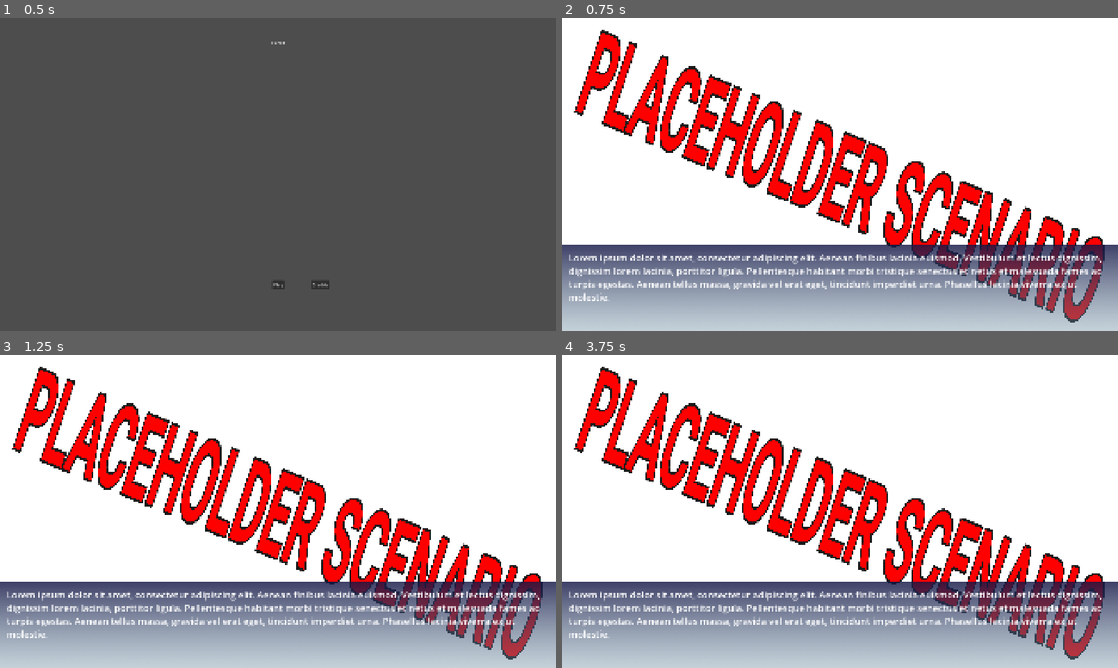
Above: before the commit, frames 1-4 (two rows, left to right).
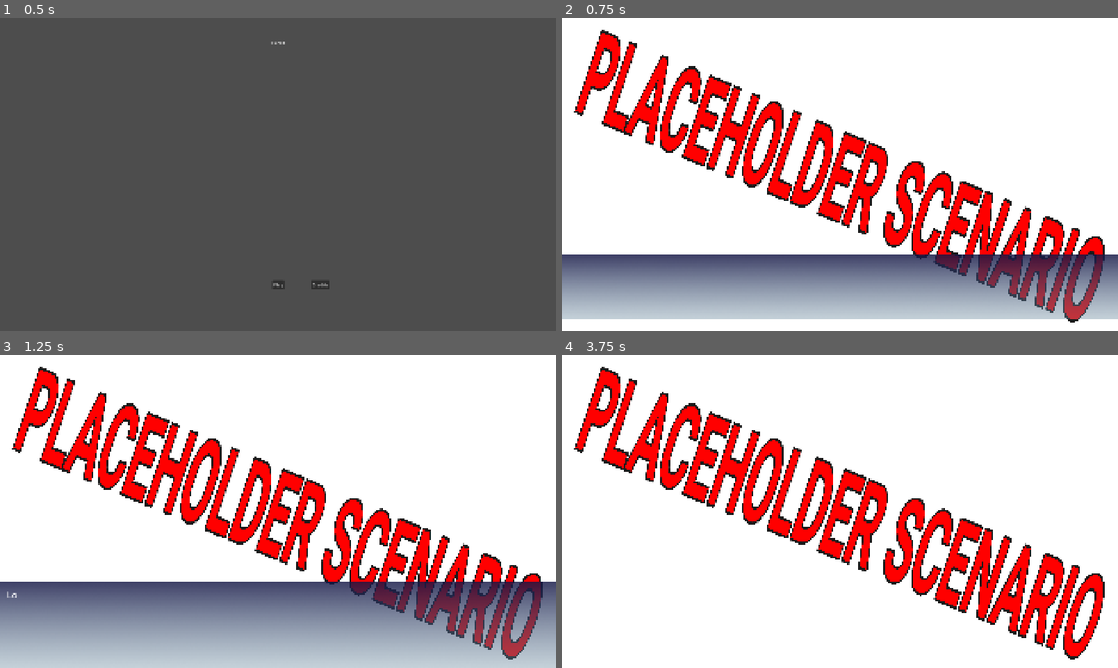
Above: after the commit, the same moments.

Repository: ricardobusta/globalgamejam2026
Game: Godot game, scene res://scenes/title.tscn
Two runs of this game, one before a commit and one after it. Both use one fixed random seed, a clock stepped at 60 frames per second and the inputs below.
Inputs (mouse positions are in pixels of both pictures, inside the frame that each line leads up to):
- Up to frame 1 (0.5 s): no input
- Up to frame 2 (0.75 s): click "Play" at 0.5 s
- Up to frame 3 (1.25 s): no input
- Up to frame 4 (3.75 s): tap Enter at 1.25, 2.75 s; move the mouse to (962, 495) at 1.27 s; click (962, 495) at 1.42 s; tap Space at 2 s; move the mouse to (728, 527) at 2.02 s; click (728, 527) at 2.17 s; move the mouse to (895, 442) at 2.77 s; click (895, 442) at 2.92 s; move the mouse to (812, 574) at 3.52 s; click (812, 574) at 3.67 s

Frame 1 is identical in both runs. In frame 2, 11% of the frame differs, in the area x 0-100%, y 72-100%; in frame 3, 3.5%; in frame 4, 27%.

Commit message:
Implement basic vn text scripting

Diff:
--- /dev/null
+++ b/furto/assets/locations/placeholder/placeholder_location.tscn
@@ -0,0 +1,17 @@
+[gd_scene format=3 uid="uid://b6yqpjepqoan6"]
+
+[ext_resource type="Script" uid="uid://j72ycdgiqhl2" path="res://code/vn/location_root.gd" id="1_meric"]
+[ext_resource type="Texture2D" uid="uid://d0duv6oqgjp2q" path="res://assets/locations/placeholder/placeholder.png" id="2_nvcd3"]
+
+[node name="PlaceholderLocation" type="Node" unique_id=2024429395]
+script = ExtResource("1_meric")
+
+[node name="Bg" type="TextureRect" parent="." unique_id=200755685]
+anchors_preset = 15
+anchor_right = 1.0
+anchor_bottom = 1.0
+grow_horizontal = 2
+grow_vertical = 2
+texture = ExtResource("2_nvcd3")
+expand_mode = 2
+stretch_mode = 4
--- a/furto/code/vn/gameplay_controller.gd
+++ b/furto/code/vn/gameplay_controller.gd
@@ -1 +1,41 @@
 extends Node
+
+@onready var vn_text_panel : TextureRect = $VNCanvas/Root/Panel
+@onready var vn_text_label : RichTextLabel = $VNCanvas/Root/Panel/RichTextLabel
+@onready var location_canvas : CanvasLayer = $LocationCanvas
+
+@export var location_packed : PackedScene = preload("res://assets/locations/placeholder/placeholder_location.tscn")
+
+
+func _ready() -> void:
+	location_canvas.add_child(location_packed.instantiate())
+	vn_text_panel.visible = false
+	await show_text("Lorem ipsum")
+	await show_text("Testing something")
+
+func show_text(text: String) -> void:
+	vn_text_panel.visible = true
+	vn_text_panel.scale = Vector2(1, 0)
+
+	vn_text_label.text = text
+	vn_text_label.visible_ratio = 0.0
+
+	var duration = 1
+
+	var tween := create_tween()
+	tween.tween_property(vn_text_panel, "scale", Vector2.ONE, duration/2.0)\
+		.set_trans(Tween.TRANS_CUBIC).set_ease(Tween.EASE_OUT)
+	tween.tween_property(vn_text_label, "visible_ratio", 1.0, duration)\
+		.set_trans(Tween.TRANS_LINEAR).set_ease(Tween.EASE_IN_OUT)
+
+	await tween.finished
+
+	await wait_for_click()
+
+	vn_text_panel.visible = false
+
+func wait_for_click() -> void:
+	while true:
+		await get_tree().process_frame
+		if Input.is_mouse_button_pressed(MOUSE_BUTTON_LEFT):
+			return
--- /dev/null
+++ b/furto/code/vn/location_root.gd
@@ -0,0 +1,5 @@
+extends Node
+
+class_name LocationRoot
+
+@onready var bg : TextureRect = $Bg
--- a/furto/scenes/gameplay.tscn
+++ b/furto/scenes/gameplay.tscn
@@ -1,7 +1,6 @@
 [gd_scene format=3 uid="uid://br8qq2rug0eoh"]
 
 [ext_resource type="Script" uid="uid://cgk3l7apjakmh" path="res://code/vn/gameplay_controller.gd" id="1_7biu0"]
-[ext_resource type="Texture2D" uid="uid://d0duv6oqgjp2q" path="res://assets/locations/placeholder/placeholder.png" id="2_00tan"]
 [ext_resource type="Texture2D" uid="uid://dccxrtcsne7xs" path="res://assets/ui/text_bg.png" id="2_l1v76"]
 
 [sub_resource type="Theme" id="Theme_7biu0"]
@@ -51,14 +50,6 @@
 theme = SubResource("Theme_7biu0")
 text = "Lorem ipsum dolor sit amet, consectetur adipiscing elit. Aenean finibus lacinia euismod. Vestibulum et lectus d …(259 unchanged characters)…
 
+[node name="CharacterCanvas" type="CanvasLayer" parent="." unique_id=715864190]
+
 [node name="LocationCanvas" type="CanvasLayer" parent="." unique_id=1095764844]
-
-[node name="TextureRect" type="TextureRect" parent="LocationCanvas" unique_id=479015196]
-anchors_preset = 15
-anchor_right = 1.0
-anchor_bottom = 1.0
-grow_horizontal = 2
-grow_vertical = 2
-texture = ExtResource("2_00tan")
-expand_mode = 2
-stretch_mode = 4
Not shown, added: furto/code/vn/location_root.gd.uid
